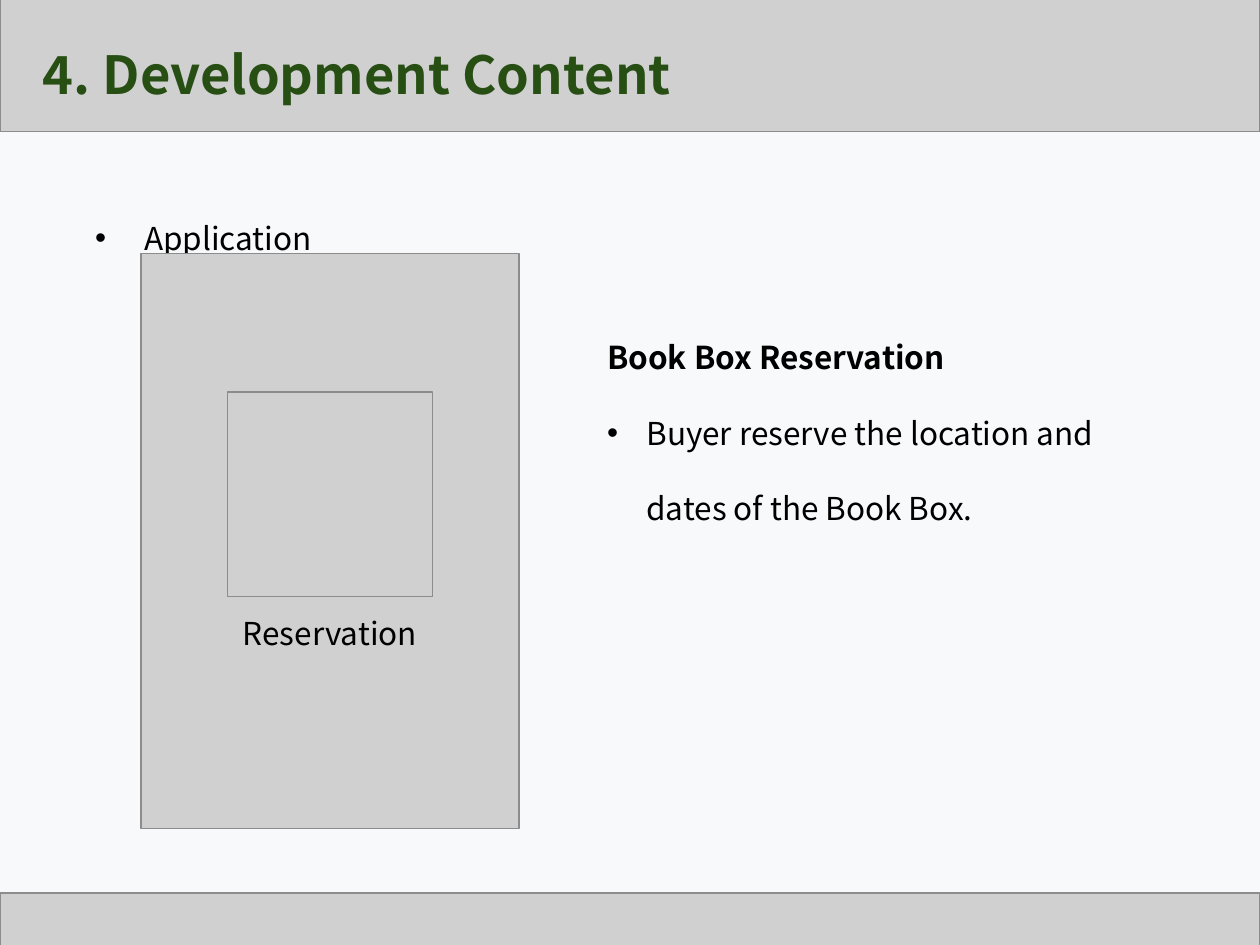
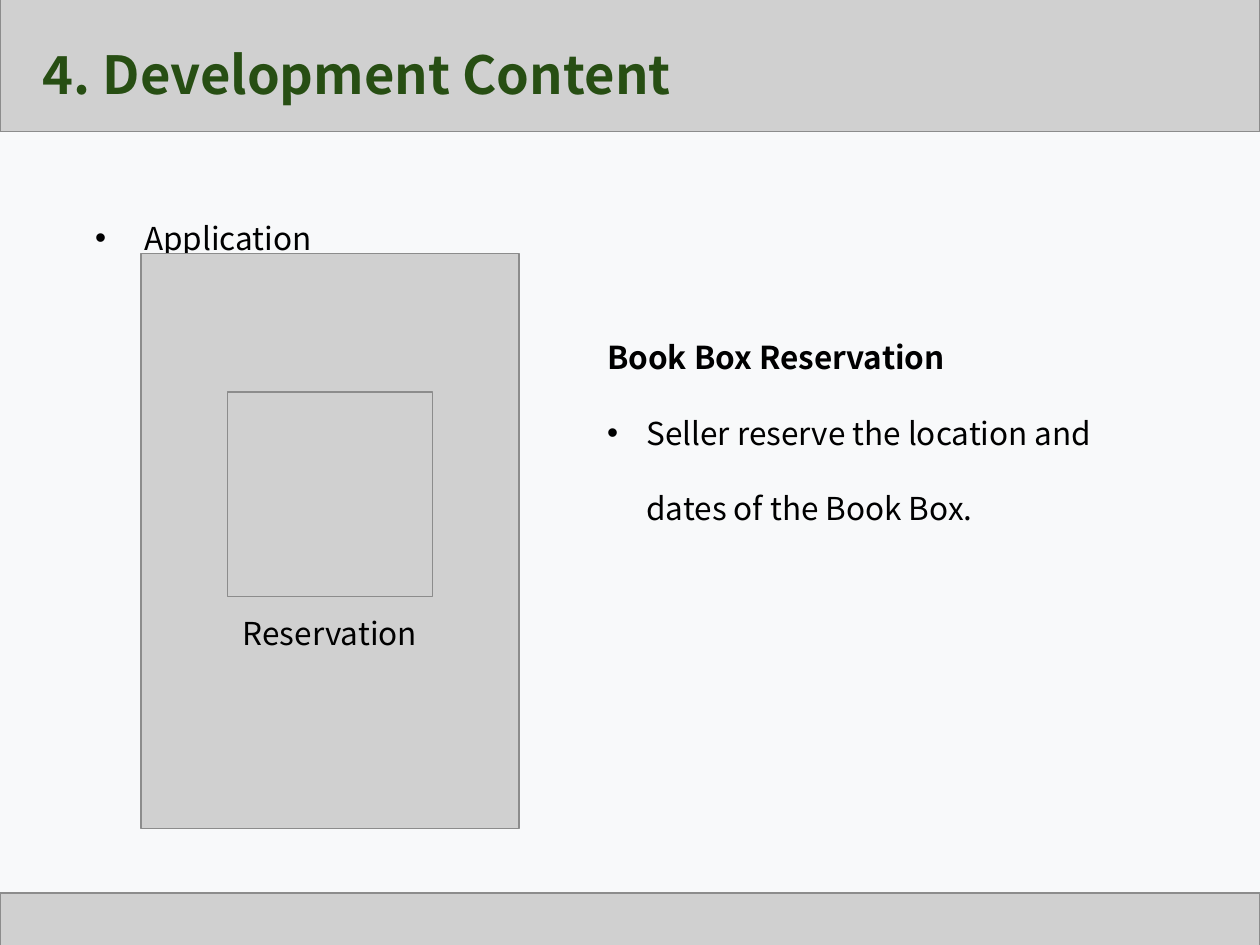
Before and after one commit to Team-GoNaMi/Docs, a slide deck: slide 15 of PPT/Team1_Presentation Material_3rd Week.pptx (slide 11 before the commit). Drawn at 1260x945 pixels with LibreOffice and Linux fonts; fonts in the diff are those of the drawing; grey boxes stand for pictures. Boxes give left, top, right and bottom in pixels: in the first picture for what was removed or moved away, otherwise in the second. Text is boxed around its words. In the diff, an @@ line names an element or a change of style, - is before the commit and + after.

```diff
--- a/PPT/Team1_Presentation Material_3rd Week.pptx
+++ b/PPT/Team1_Presentation Material_3rd Week.pptx
@@ text at (646, 420, 1091, 521): text changed @@
-• Buyer reserve the location and dates of the Book Box.
+• Seller reserve the location and dates of the Book Box.
```
Also in this commit, not shown: 15 other slides changed, 6 slides added, 1 other file.
